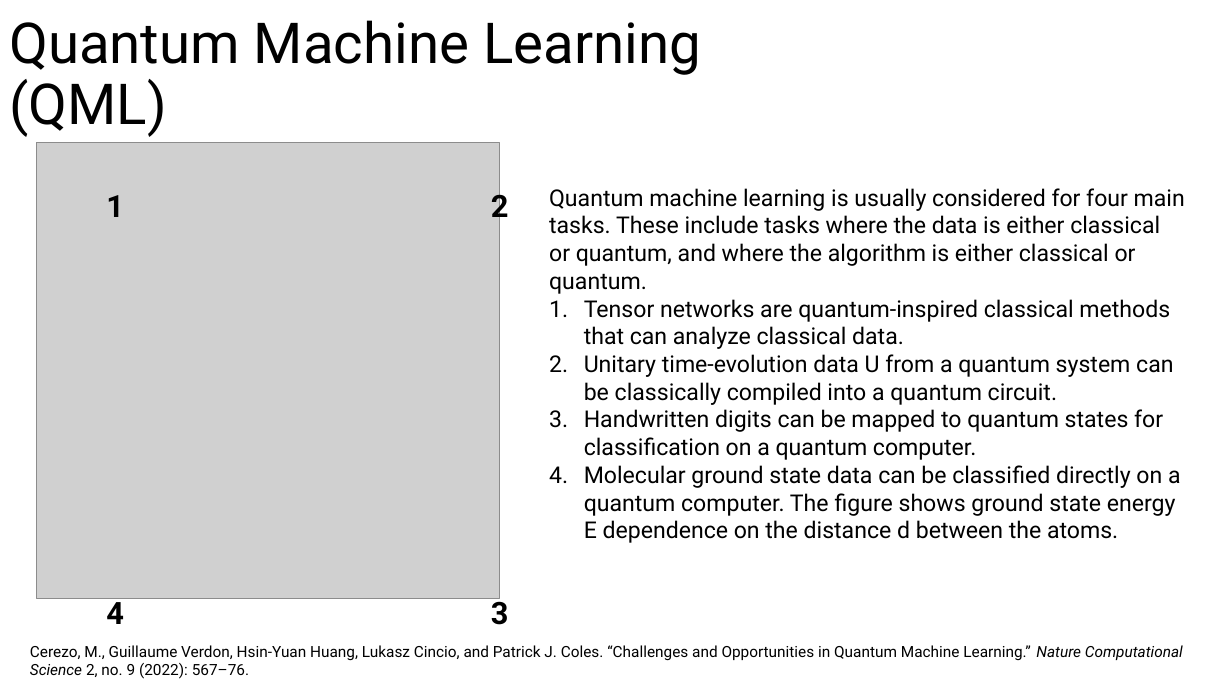
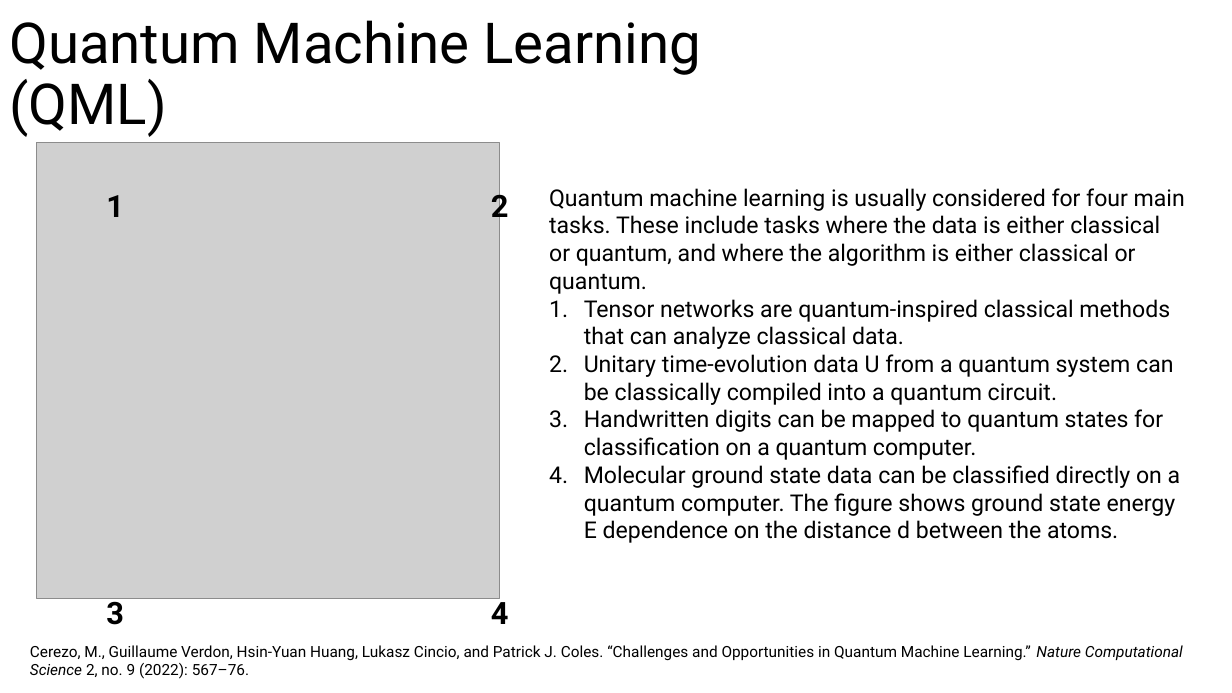
Before and after one commit to aebergl/Presentations, a slide deck: slide 17 of QuantumComputing.pptx. Drawn at 1232x693 pixels with LibreOffice and Linux fonts; fonts in the diff are those of the drawing; grey boxes stand for pictures. Boxes give left, top, right and bottom in pixels: in the first picture for what was removed or moved away, otherwise in the second. Text is boxed around its words. In the diff, an @@ line names an element or a change of style, - is before the commit and + after.

```diff
--- a/QuantumComputing.pptx
+++ b/QuantumComputing.pptx
@@ text at (106,596,124,625): text changed @@
-4
+3
@@ text at (491,596,509,624): text changed @@
-3
+4
```
Also in this commit, not shown: 1 other slide changed.
